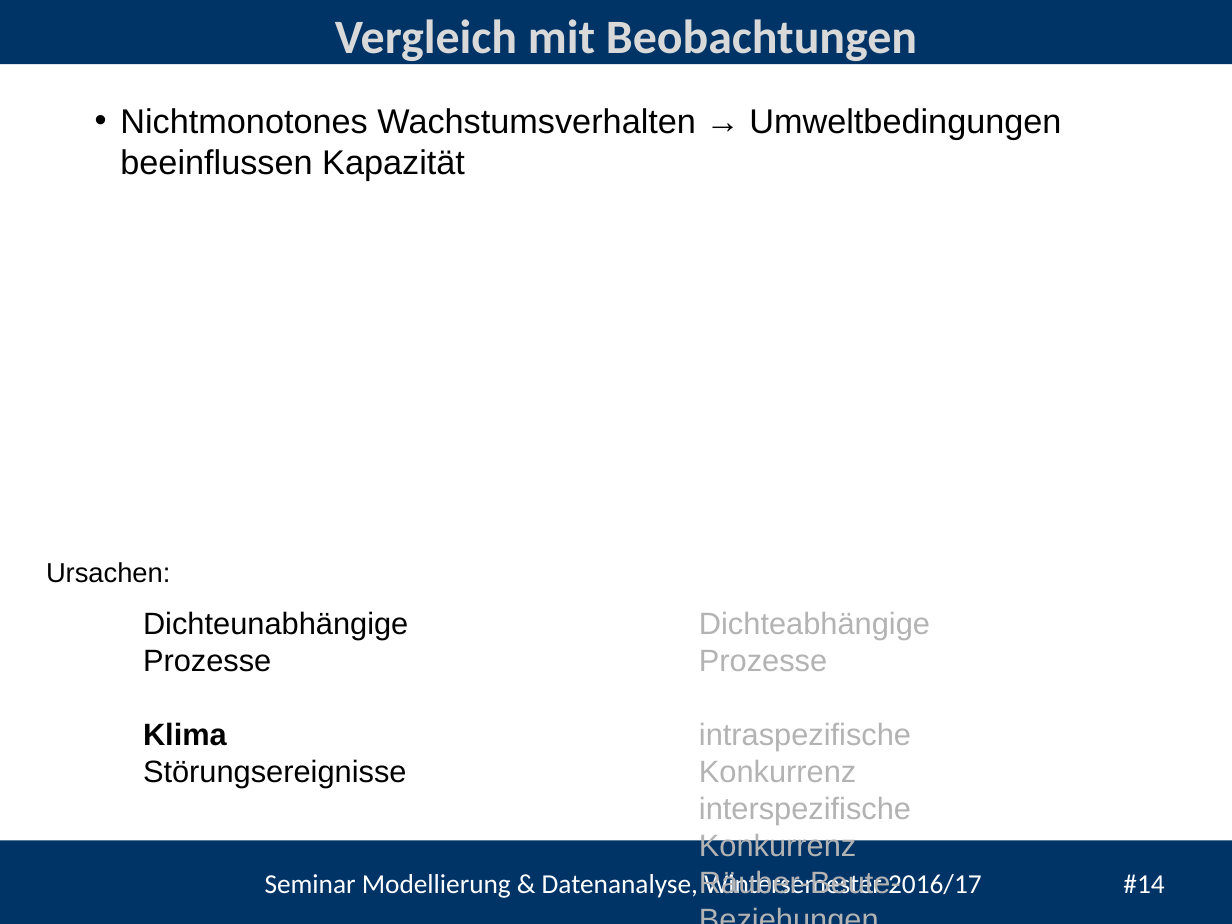
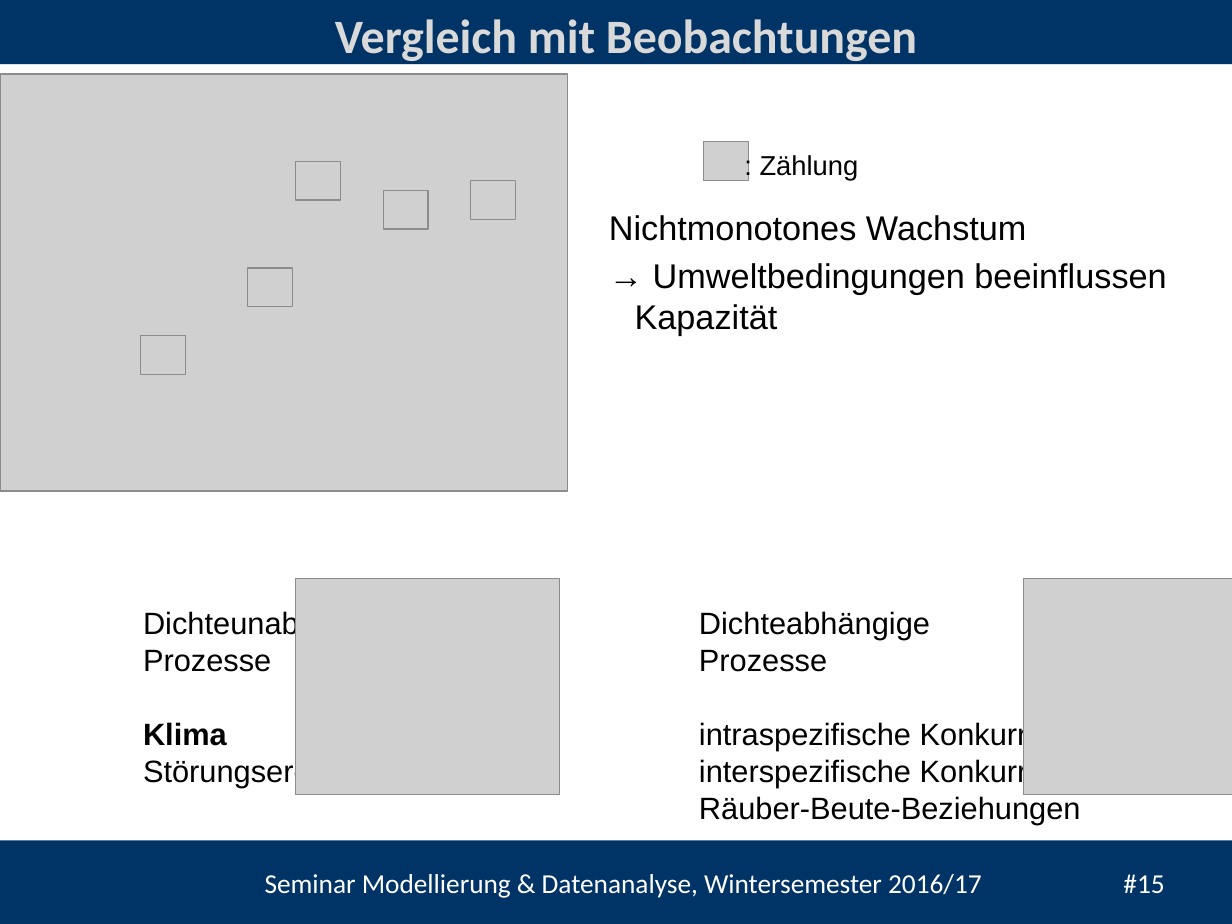
Before and after one commit to heistermann/Einf_Modellierung, a slide deck: slide 15 of Termin_2/Termin_5_Populationsmodelle.pptx (slide 14 before the commit). Drawn at 1232x924 pixels with LibreOffice and Linux fonts; fonts in the diff are those of the drawing; grey boxes stand for pictures; background and template pictures are left out. Boxes give left, top, right and bottom in pixels: in the first picture for what was removed or moved away, otherwise in the second. Text is boxed around its words. In the diff, an @@ line names an element or a change of style, - is before the commit and + after.

```diff
--- a/Termin_2/Termin_5_Populationsmodelle.pptx
+++ b/Termin_2/Termin_5_Populationsmodelle.pptx
@@ picture added at (x1=0, y1=74, x2=568, y2=492) @@
@@ picture added at (x1=703, y1=142, x2=748, y2=180) @@
@@ picture added at (x1=296, y1=161, x2=340, y2=200) @@
@@ text added at (x1=760, y1=155, x2=859, y2=180), 16 pt, text #000000 @@
+: Zählung
@@ picture added at (x1=383, y1=191, x2=428, y2=229) @@
@@ picture added at (x1=471, y1=181, x2=515, y2=219) @@
@@ text at (x1=609, y1=215, x2=1166, y2=335): text changed @@
-• Nichtmonotones Wachstumsverhalten → Umweltbedingungen beeinflussen Kapazität
+Nichtmonotones Wachstum
+→ Umweltbedingungen beeinflussen Kapazität
@@ picture added at (x1=248, y1=269, x2=292, y2=307) @@
@@ picture added at (x1=140, y1=336, x2=185, y2=375) @@
@@ text removed at (x1=46, y1=562, x2=170, y2=583) @@
-Ursachen:
@@ picture added at (x1=296, y1=578, x2=559, y2=795) @@
@@ text "Dichteabhängige" at (x1=699, y1=611, x2=1081, y2=825): text colour #B3B3B3 to #000000 @@
@@ picture added at (x1=1024, y1=578, x2=1232, y2=795) @@
@@ text at (x1=265, y1=874, x2=1164, y2=898): text changed @@
-Seminar Modellierung & Datenanalyse, Wintersemester 2016/17 #14
+Seminar Modellierung & Datenanalyse, Wintersemester 2016/17 #15
```
Also in this commit, not shown: 9 other slides changed, 1 slide added, 6 other files.
